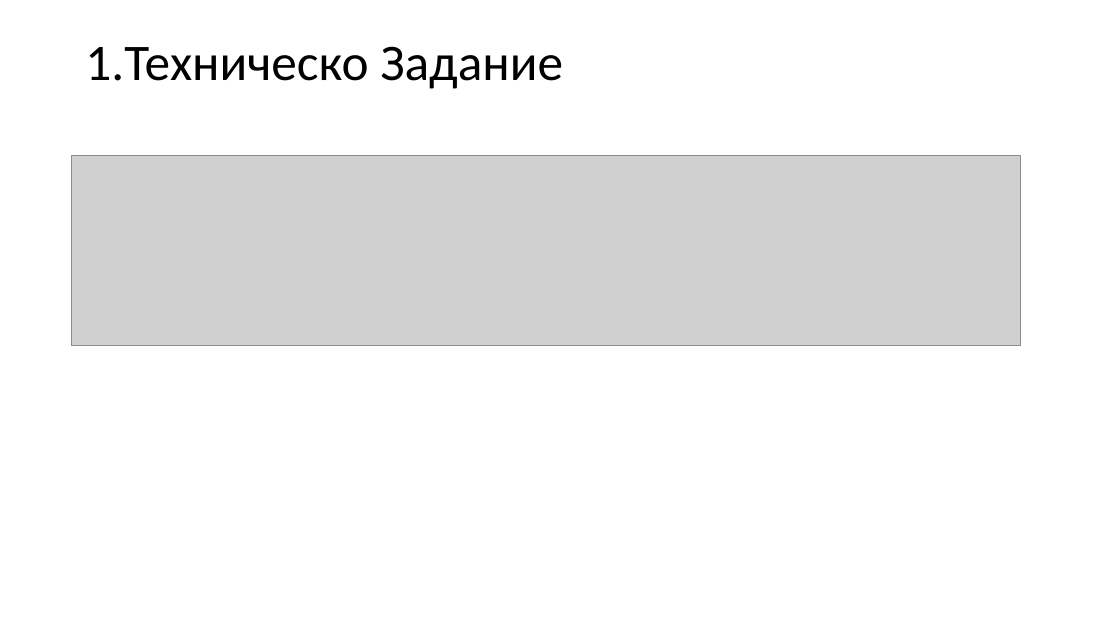
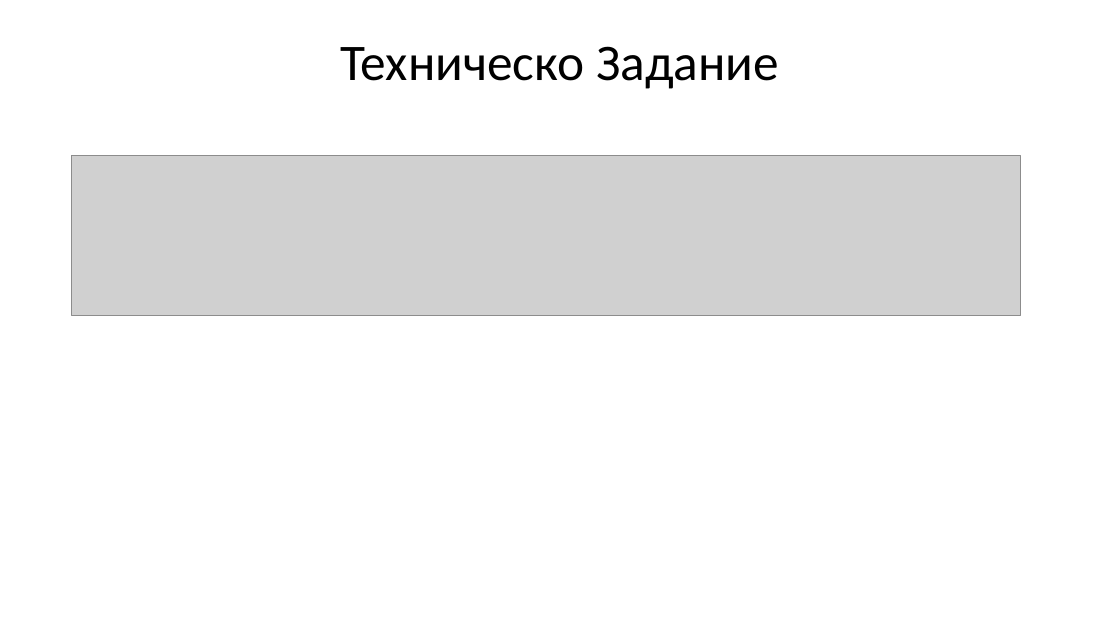
Before and after one commit to YovoTWW/MusicAppRepository, a slide deck: slide 2 of ТУ ВАРНА Music App Presentation.pptx. Drawn at 1120x630 pixels with LibreOffice and Linux fonts; fonts in the diff are those of the drawing; grey boxes stand for pictures. Boxes give left, top, right and bottom in pixels: in the first picture for what was removed or moved away, otherwise in the second. Text is boxed around its words. In the diff, an @@ line names an element or a change of style, - is before the commit and + after.

```diff
--- a/ТУ ВАРНА Music App Presentation.pptx
+++ b/ТУ ВАРНА Music App Presentation.pptx
@@ title at [340,46,779,89]: text changed @@
-1.Техническо Задание
+Техническо Задание
@@ picture: place and size @@
-picture at [71,155,1020,346]
+picture at [71,155,1020,315]
```
Also in this commit, not shown: 8 other slides changed, 3 slides added, 1 slide removed, 1 other file.
